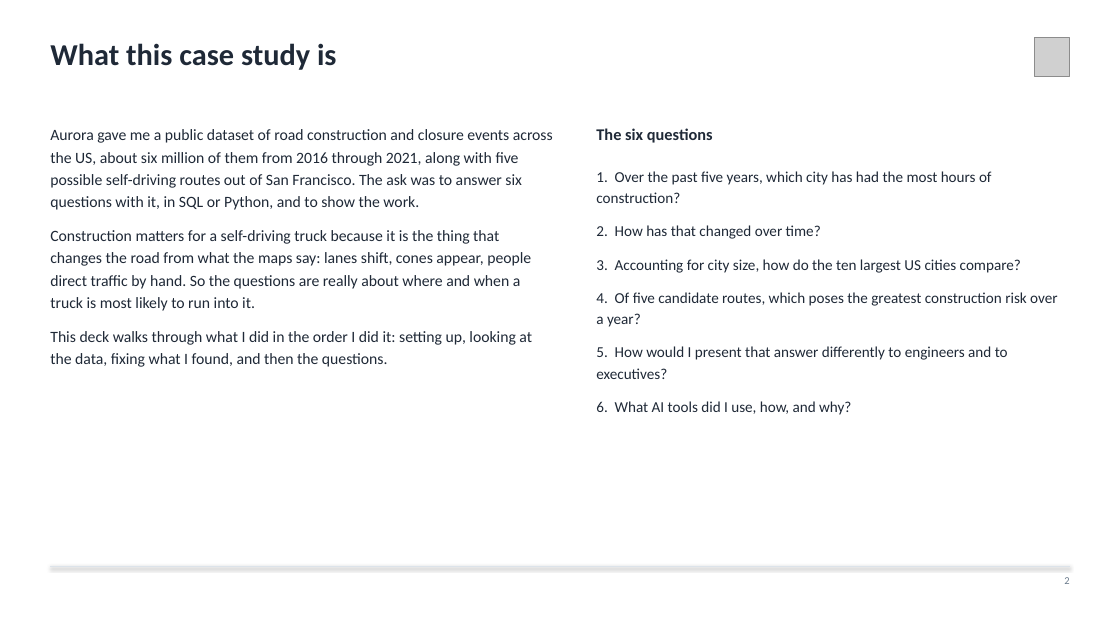
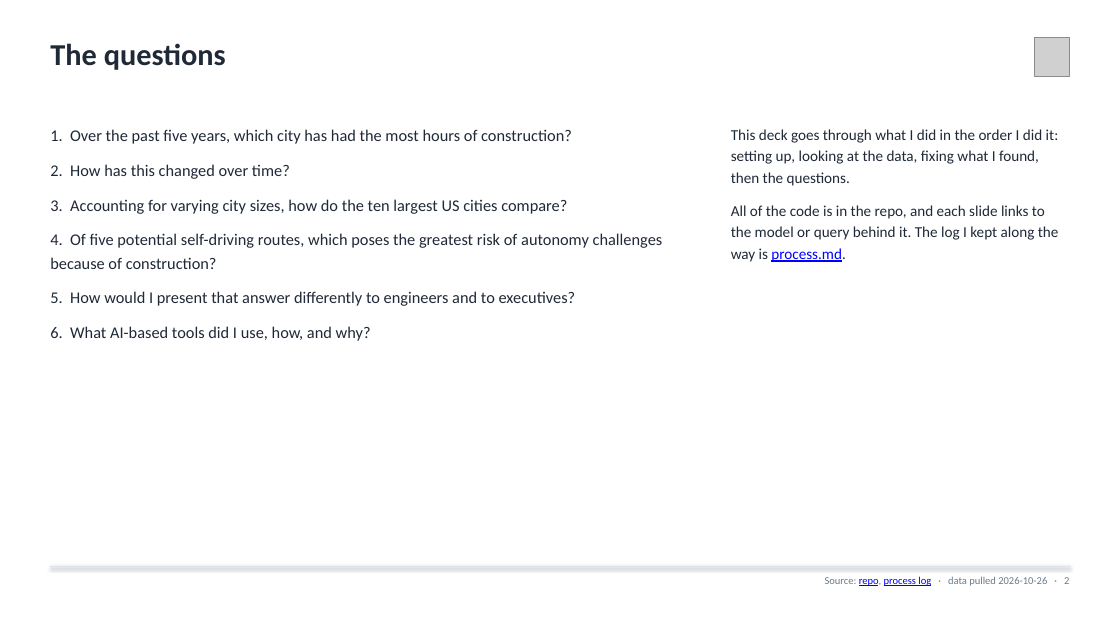
Before and after one commit to agmcdonald24/aurura_case, a slide deck: slide 2 of reports/Aurora_Construction_Take_Home.pptx. Drawn at 1120x630 pixels with LibreOffice and Linux fonts; fonts in the diff are those of the drawing; grey boxes stand for pictures. Boxes give left, top, right and bottom in pixels: in the first picture for what was removed or moved away, otherwise in the second. Text is boxed around its words. In the diff, an @@ line names an element or a change of style, - is before the commit and + after.

```diff
--- a/reports/Aurora_Construction_Take_Home.pptx
+++ b/reports/Aurora_Construction_Take_Home.pptx
@@ text at box(50, 43, 226, 70): text changed @@
-What this case study is
+The questions
@@ text at box(50, 129, 663, 341): text changed; size 13.5 to 14 pt @@
-Aurora gave me a public dataset of road construction and closure events across the US, about six million of them from 2016 through 2021, along with five possible self-driving routes out of San Francisco. The ask was to answer six questions with it, in SQL or Python, and to show the work.
-Construction matters for a self-driving truck because it is the thing that changes the road from what the maps say: lanes shift, cones appear, people direct traffic by hand. So the questions are really about where and when a truck is most likely to run into it.
-This deck walks through what I did in the order I did it: setting up, looking at the data, fixing what I found, and then the questions.
+1. Over the past five years, which city has had the most hours of construction?
+2. How has this changed over time?
+3. Accounting for varying city sizes, how do the ten largest US cities compare?
+4. Of five potential self-driving routes, which poses the greatest risk of autonomy challenges because of construction?
+5. How would I present that answer differently to engineers and to executives?
+6. What AI-based tools did I use, how, and why?
@@ text at box(731, 129, 1059, 262): text changed; size 14 to 13 pt; bold off @@
-The six questions
+This deck goes through what I did in the order I did it: setting up, looking at the data, fixing what I found, then the questions.
+All of the code is in the repo, and each slide links to the model or query behind it. The log I kept along the way is process.md.
@@ text removed at box(596, 171, 1057, 415) @@
-1. Over the past five years, which city has had the most hours of construction?
-2. How has that changed over time?
-3. Accounting for city size, how do the ten largest US cities compare?
-4. Of five candidate routes, which poses the greatest construction risk over a year?
-5. How would I present that answer differently to engineers and to executives?
-6. What AI tools did I use, how, and why?
@@ text at box(825, 576, 1069, 586): text changed @@
-2
+Source: repo, process log · data pulled 2026-10-26 · 2
```
Also in this commit, not shown: 13 other slides changed, 5 other files.
